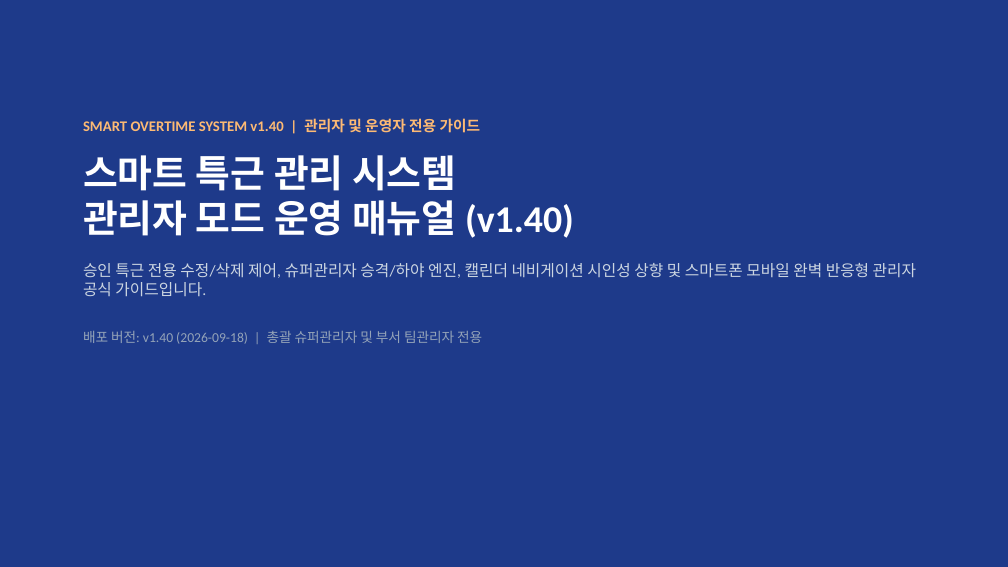
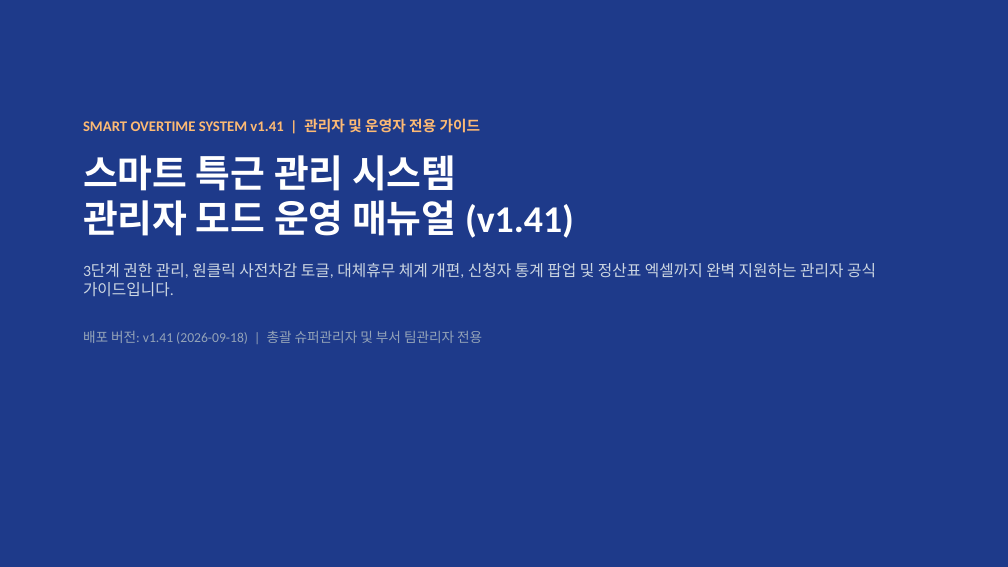
Before and after one commit to rorma34-lab/team-overtime-manager, a slide deck: slide 1 of Overtime_Admin_Manual.pptx. Drawn at 1008x567 pixels with LibreOffice and Linux fonts; fonts in the diff are those of the drawing. Boxes give left, top, right and bottom in pixels: in the first picture for what was removed or moved away, otherwise in the second. Text is boxed around its words. In the diff, an @@ line names an element or a change of style, - is before the commit and + after.

```diff
--- a/Overtime_Admin_Manual.pptx
+++ b/Overtime_Admin_Manual.pptx
@@ text at bbox=[83, 118, 876, 344]: text changed @@
-SMART OVERTIME SYSTEM v1.40 | 관리자 및 운영자 전용 가이드
-스마트 특근 관리 시스템
-관리자 모드 운영 매뉴얼 (v1.40)
-승인 특근 전용 수정/삭제 제어, 슈퍼관리자 승격/하야 엔진, 캘린더 네비게이션 시인성 상향 및 스마트폰 모바일 완벽 반응형 관리자 공식 가이드입니다.
-배포 버전: v1.40 (2026-09-18) | 총괄 슈퍼관리자 및 부서 팀관리자 전용
+SMART OVERTIME SYSTEM v1.41 | 관리자 및 운영자 전용 가이드
+스마트 특근 관리 시스템
+관리자 모드 운영 매뉴얼 (v1.41)
+3단계 권한 관리, 원클릭 사전차감 토글, 대체휴무 체계 개편, 신청자 통계 팝업 및 정산표 엑셀까지 완벽 지원하는 관리자 공식 가이드입니다.
+배포 버전: v1.41 (2026-09-18) | 총괄 슈퍼관리자 및 부서 팀관리자 전용
```
Also in this commit, not shown: 11 other files.
